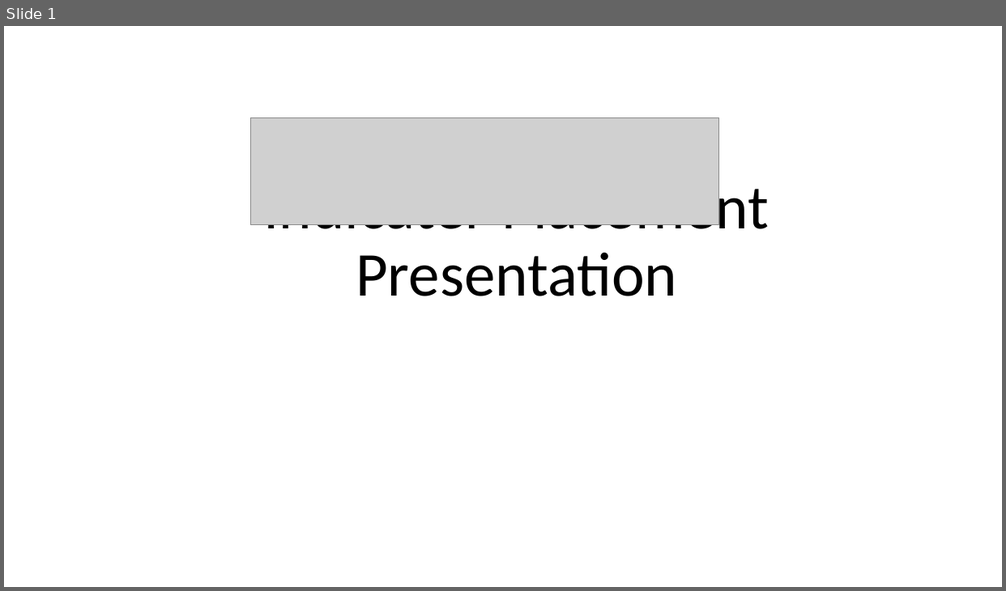
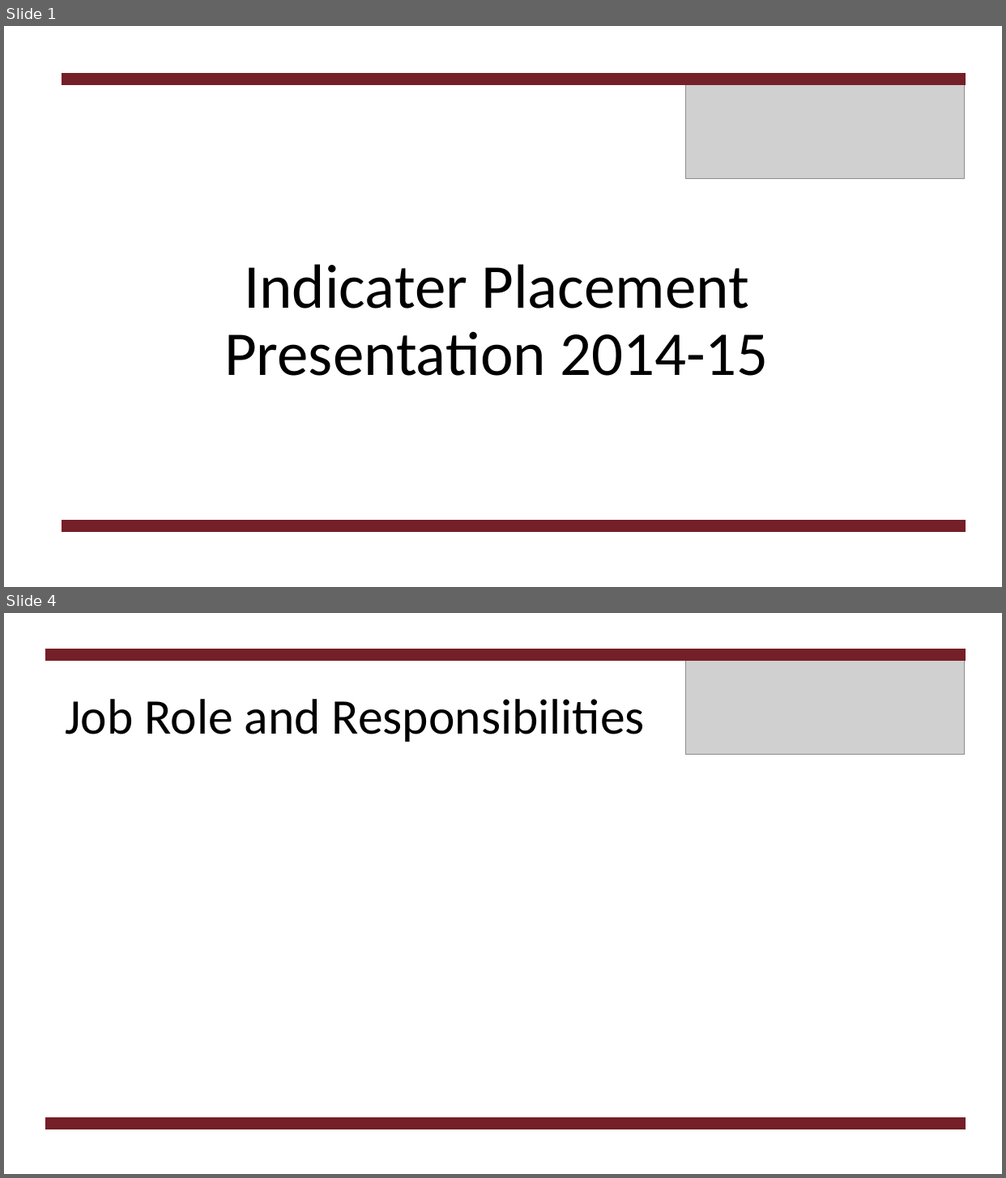
Before and after one commit to m00sedrive/Uni-Work-2015, a slide deck: Indicater Placement Reports/Indicater Presentation.pptx. Shown one above the other, each under a label of ours: slide 1 before the commit, slides 1 and 4 after it; the slides between them are not shown. The pictures are 1006x591 and 1006x1178 pixels, drawn with LibreOffice and Linux fonts; fonts in the diff are those of the drawing; grey boxes stand for pictures. Boxes give left, top, right and bottom in pixels: in the first picture for what was removed or moved away, otherwise in the second. Text is boxed around its words. In the diff, an @@ line names an element or a change of style, - is before the commit and + after.

Commit message:
indicater presentation update

```diff
--- a/Indicater Placement Reports/Indicater Presentation.pptx
+++ b/Indicater Placement Reports/Indicater Presentation.pptx
@@ slide 4 added at (4,613,1002,1174), background #FFFFFF @@
@@ rectangle added at (46,649,965,661), fill #751F28, outline #751F28 1 pt @@
@@ picture added at (686,649,965,755) @@
@@ title added at (65,699,645,742), 48 pt, text #000000 @@
+Job Role and Responsibilities
@@ rectangle added at (46,1118,965,1130), fill #751F28, outline #751F28 1 pt @@
@@ slide 1 changed as well @@
@@ rectangle added at (62,73,965,84), fill #751F28, outline #751F28 1 pt @@
@@ picture: place and size @@
-picture at (250,118,719,225)
+picture at (686,73,965,178)
@@ title at (224,264,768,376): text changed @@
-Indicater Placement Presentation
+Indicater Placement Presentation 2014-15
@@ rectangle added at (62,521,965,532), fill #751F28, outline #751F28 1 pt @@
```
Also in this commit, not shown: 5 other slides added, 20 other files.
